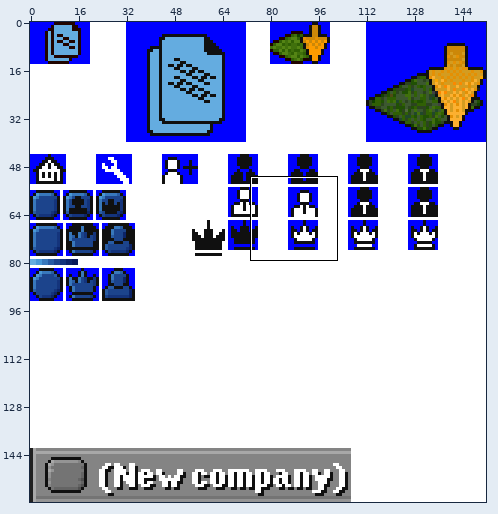
Sprite sheet, stored at grf/cmclient/sprites/toolbar.png. The picture above shows the old version from afar; the outline marks the close-up.
Close-up. Before:
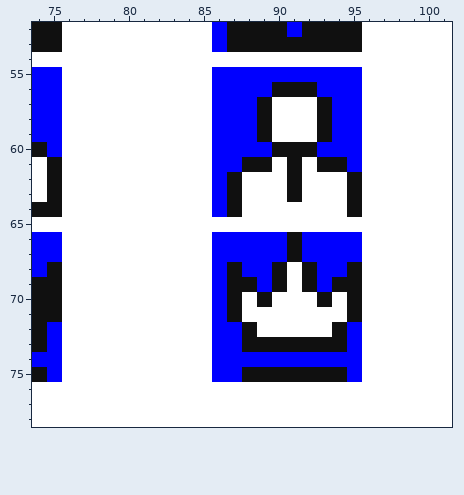
The file is 152x160 pixels. Colours within 5 levels of each other are drawn and written as one. Shown: x 74..101, y 52..78.
The same view after the edit:
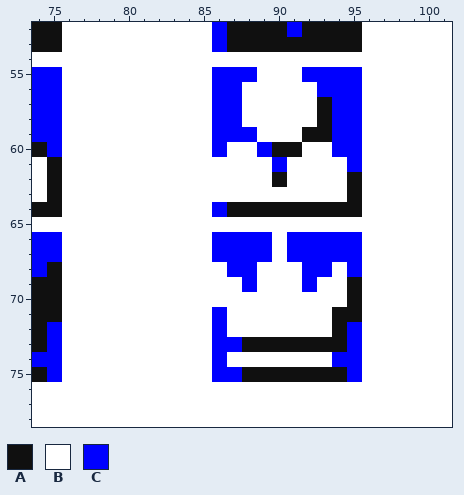
Palette (. is transparent): A #101010  B #ffffff  C #0000ff
Changes in this commit:
The edit turns colour B into colour A in row 59 at x 92; in row 62 at x 90; in row 64 at x 88 to 94; in row 71 at x 94.
The edit turns colour A into colour B in row 56 at x 90 to 92; in rows 57 to 59 at x 89; in row 60 at x 92; in row 61 at x 88 to 89, 91 and 93 to 94; in rows 62 to 63 at x 87 and 91; in row 68 at x 90.
The edit turns colour A into colour B in row 69 at x 87, 90 and 94; in row 70 at x 87, 89 and 93; in row 71 at x 87; in row 72 at x 88.
The edit turns colour C into colour B in row 55 at x 89 to 91; in row 56 at x 88 to 89; in rows 57 to 58 at x 88; in row 60 at x 87 to 88 and 93; in row 61 at x 86 to 87; in rows 62 to 63 at x 86.
The edit turns colour C into colour B in rows 66 to 67 at x 90; in row 68 at x 86, 89 and 94; in row 69 at x 86, 89 and 93; in row 70 at x 86; in row 72 at x 87; in row 74 at x 87 to 93.
The edit turns colour A into colour C in rows 66 to 67 at x 91; in row 68 at x 87, 92 and 95; in row 69 at x 88 and 92.
The edit turns colour B into colour C in row 61 at x 90.
Boxes around the changes in both close-ups, in picture pixels (x1, y1, x2, y2):
changed: (212, 67, 362, 367)
